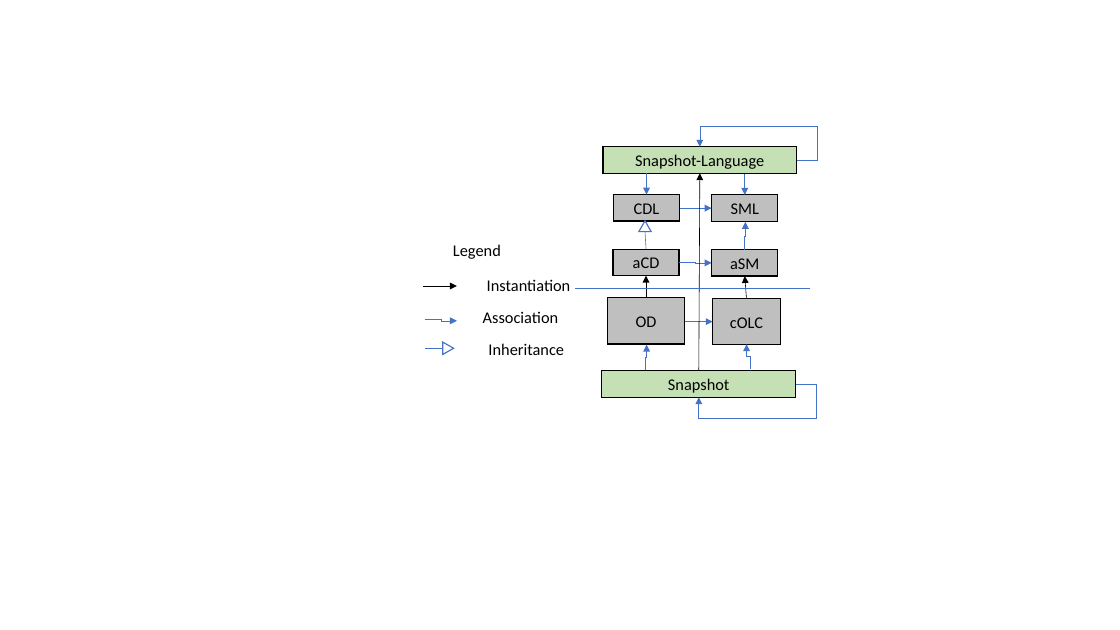
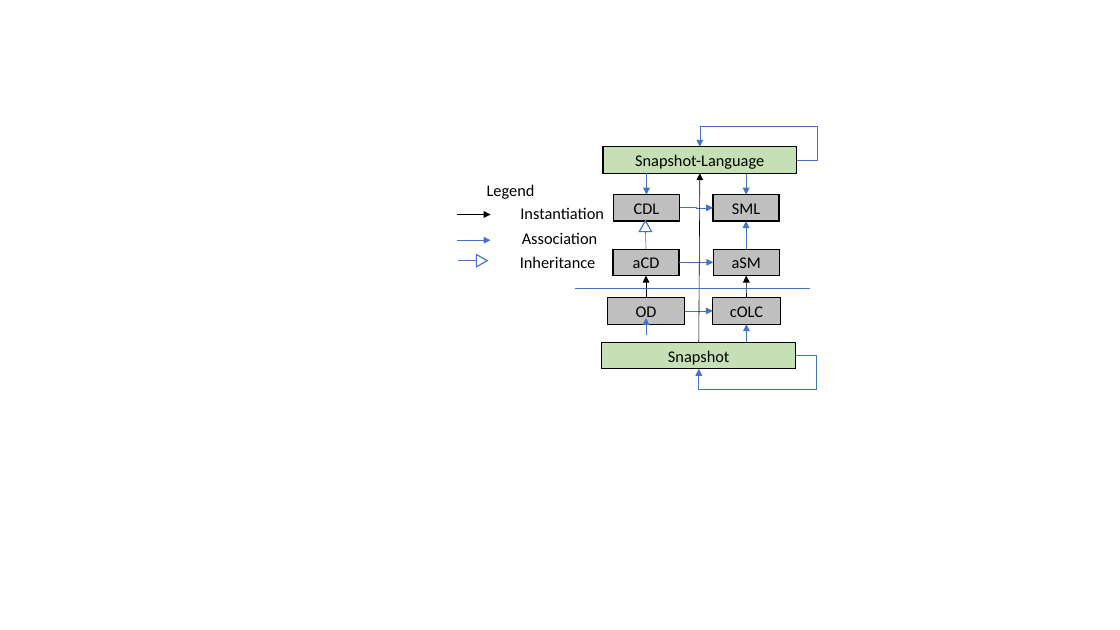
Before and after one commit to cdl-mint/at-journal, a slide deck: slide 9 of figures/2022_AT_Figures.pptx. Drawn at 1120x630 pixels with LibreOffice and Linux fonts; fonts in the diff are those of the drawing. Boxes give left, top, right and bottom in pixels: in the first picture for what was removed or moved away, otherwise in the second. Text is boxed around its words. In the diff, an @@ line names an element or a change of style, - is before the commit and + after.

```diff
--- a/figures/2022_AT_Figures.pptx
+++ b/figures/2022_AT_Figures.pptx
@@ text "Legend": place and size @@
-text "Legend" at bbox=[453, 244, 501, 259]
+text "Legend" at bbox=[487, 184, 535, 199]
@@ arrow moved from (699, 371) - (700, 173) to (699, 343) - (700, 173) @@
@@ elbow arrow (746, 174) - (746, 195): route changed @@
@@ text "Instantiation": place and size @@
-text "Instantiation" at bbox=[487, 279, 571, 291]
+text "Instantiation" at bbox=[520, 207, 604, 219]
@@ elbow arrow (680, 208) - (713, 208): route changed @@
@@ arrow moved from (423, 286) - (457, 286) to (457, 214) - (491, 214) @@
@@ text "Association": place and size @@
-text "Association" at bbox=[483, 312, 559, 323]
+text "Association" at bbox=[522, 232, 598, 244]
@@ elbow arrow (746, 250) - (746, 221): route changed @@
@@ elbow arrow moved from (425, 320) - (457, 321) to (458, 240) - (491, 240) @@
@@ line moved from (443, 349) - (425, 349) to (476, 260) - (459, 260) @@
@@ triangle: place and size @@
-triangle at bbox=[443, 342, 454, 355]
+triangle at bbox=[476, 255, 487, 267]
@@ text "Inheritance": place and size @@
-text "Inheritance" at bbox=[488, 343, 564, 355]
+text "Inheritance" at bbox=[520, 256, 596, 268]
@@ elbow arrow (679, 262) - (713, 262): route changed @@
@@ rectangle "OD": place and size @@
-rectangle "OD" at bbox=[607, 298, 685, 344]
+rectangle "OD" at bbox=[607, 298, 685, 324]
@@ rectangle "cOLC": place and size @@
-rectangle "cOLC" at bbox=[712, 299, 780, 344]
+rectangle "cOLC" at bbox=[712, 298, 780, 324]
@@ elbow arrow moved from (645, 370) - (647, 344) to (646, 335) - (646, 318) @@
@@ elbow arrow moved from (685, 321) - (712, 322) to (685, 311) - (712, 311) @@
@@ elbow arrow moved from (751, 370) - (747, 344) to (747, 342) - (747, 324) @@
@@ rectangle "Snapshot": place and size @@
-rectangle "Snapshot" at bbox=[602, 371, 797, 397]
+rectangle "Snapshot" at bbox=[602, 343, 797, 369]
@@ elbow arrow moved from (796, 384) - (699, 397) to (796, 355) - (699, 369) @@
```
Also in this commit, not shown: 5 other slides changed, 7 other files.
